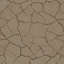
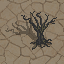
Two versions of the same layered image (64px x 64px). Layer-by-layer changes:
added layer "Layer 4" above "Layer 5" over (x1=21, y1=11, x2=57, y2=50)
added layer "Layer 5" (33%) above "Layer 3" over (x1=5, y1=13, x2=52, y2=49)
